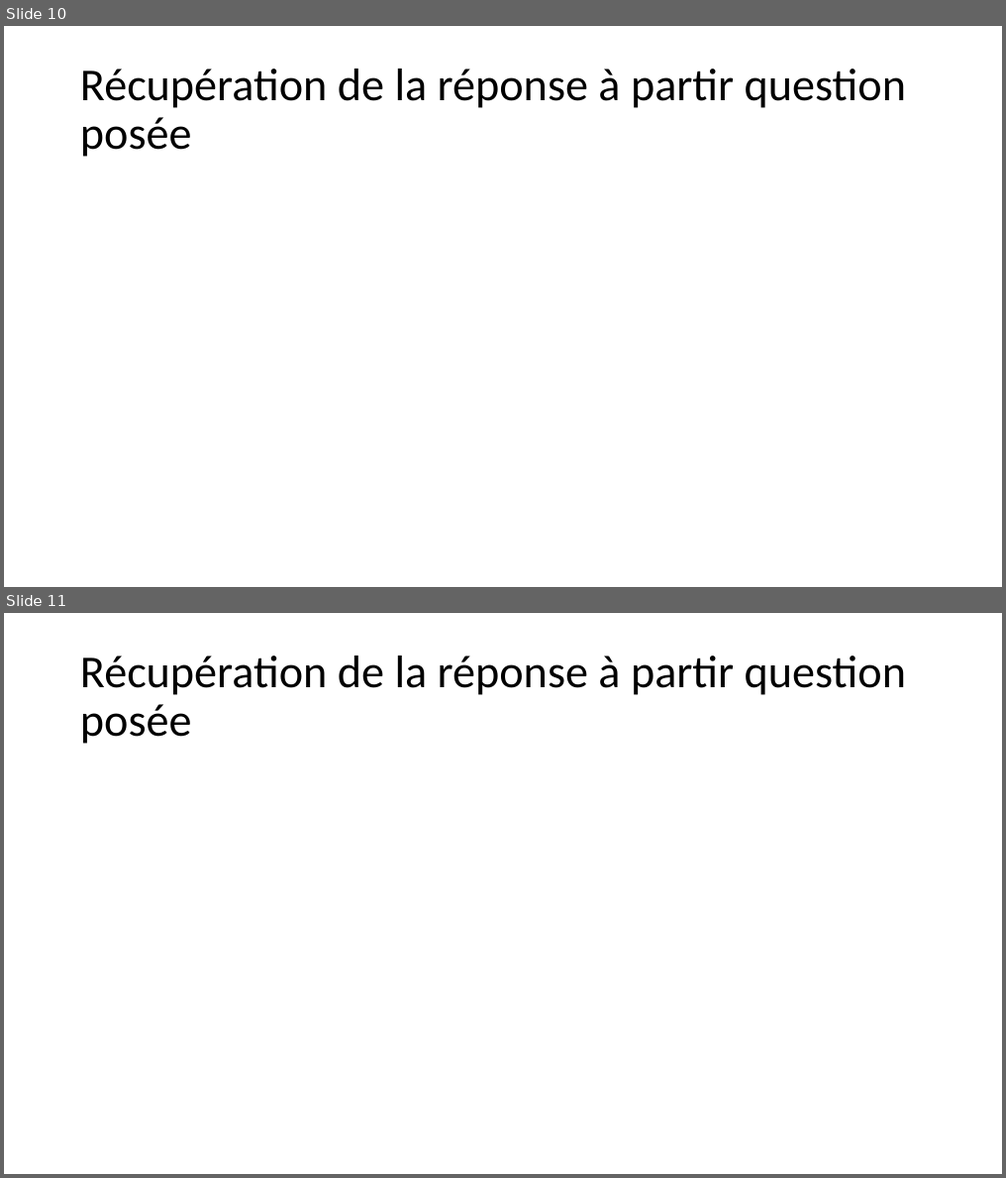
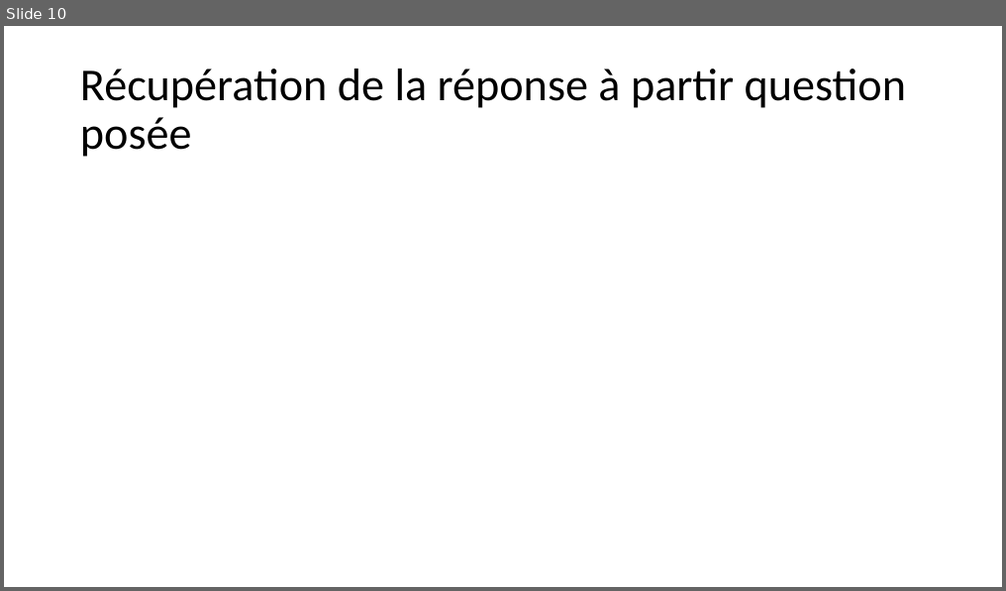
Before and after one commit to PorteAntoine/IHM_PEPPER_CPE2017, a slide deck: Rapport/Diapo_ihm_pepper.pptx. Shown one above the other, each under a label of ours: slides 10 and 11 before the commit, slide 10 after it. The pictures are 1006x1178 and 1006x591 pixels, drawn with LibreOffice and Linux fonts; fonts in the diff are those of the drawing; background and template pictures are left out. Boxes give left, top, right and bottom in pixels: in the first picture for what was removed or moved away, otherwise in the second. Text is boxed around its words. In the diff, an @@ line names an element or a change of style, - is before the commit and + after.

```diff
--- a/Rapport/Diapo_ihm_pepper.pptx
+++ b/Rapport/Diapo_ihm_pepper.pptx
@@ slide 11 removed at [4, 613, 1002, 1174], background picture (left out) @@
@@ title removed at [80, 656, 906, 744] @@
-Récupération de la réponse à partir question posée
```
Also in this commit, not shown: 2 slides changed, 4 slides added.
